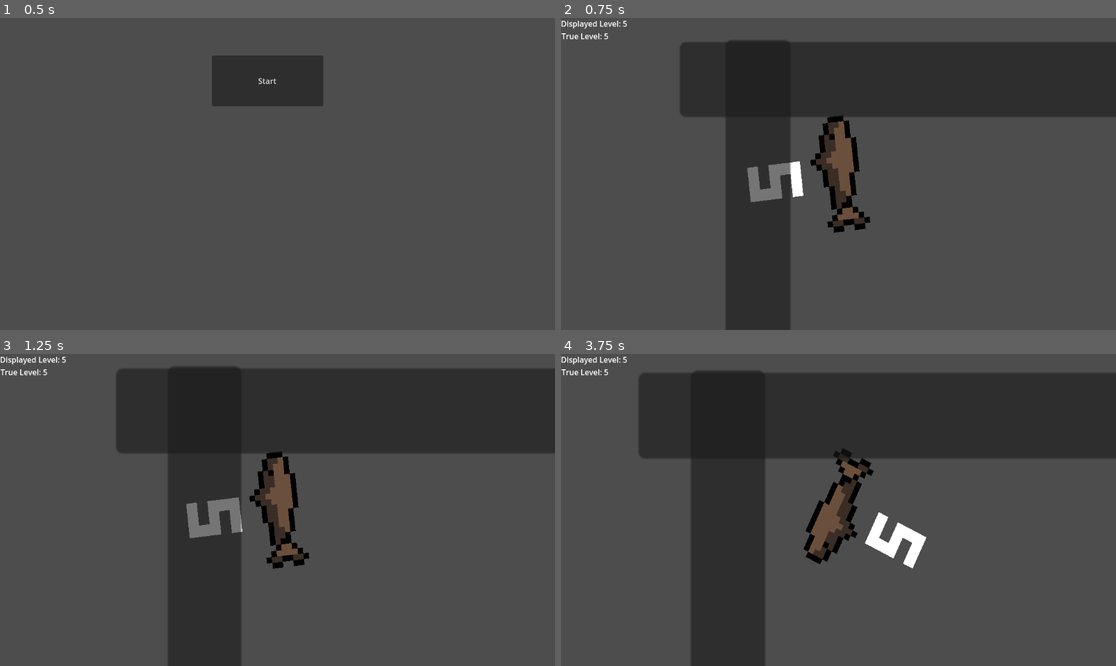
Above: before the commit, frames 1-4 (two rows, left to right).
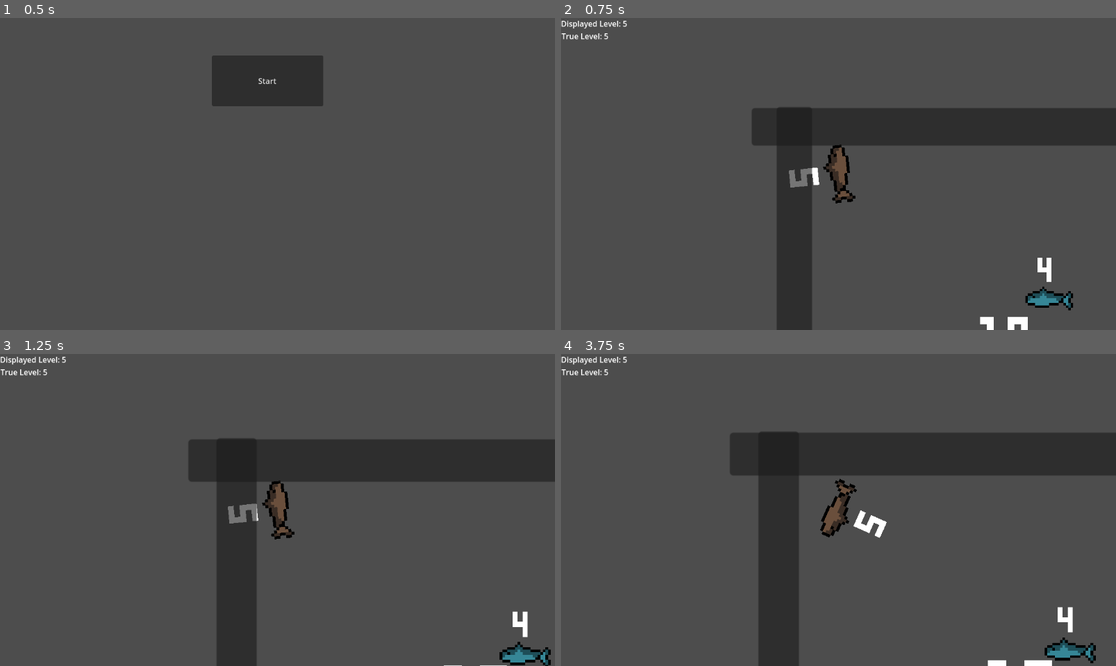
Above: after the commit, the same moments.

Repository: RomIsALemon/FishEatGame
Game: Godot game, scene res://main.tscn
Two runs of this game, one before a commit and one after it. Both use one fixed random seed, a clock stepped at 60 frames per second and the inputs below.
Inputs (mouse positions are in pixels of both pictures, inside the frame that each line leads up to):
- Up to frame 1 (0.5 s): no input
- Up to frame 2 (0.75 s): click "Start" at 0.5 s
- Up to frame 3 (1.25 s): no input
- Up to frame 4 (3.75 s): tap Enter (ui_accept) at 1.25, 1.52, 1.55, 1.82, 2.1, 2.27, 2.57, 3.05, 3.5 s; move the mouse to (960, 494) at 1.27 s; hold T (Puff Up, bound only after the commit) 1.28-2.03 s; tap Space (Dash, bound only after the commit) at 1.35, 2.3, 3.6 s; move the mouse to (727, 525) at 2.02 s; move the mouse to (894, 441) at 2.77 s; hold T (Puff Up, bound only after the commit) from 2.78 s (still down); tap R (Toggle Movement) at 2.85 s; move the mouse to (810, 572) at 3.52 s

Frame 1 is identical in both runs. In frame 2, 32% of the frame differs, in the area x 21-100%, y 7-100%; in frame 3, 32%; in frame 4, 35%, in the area x 14-100%, y 5-100%.

Commit message:
Separate dash and puff up into different mechanics, add lerp for enemies

Diff:
--- a/enemy/enemy.gd
+++ b/enemy/enemy.gd
@@ -1,10 +1,11 @@
 extends CharacterBody2D
 
 var level = 2
+var scale_speed = 5
 
 @onready var level_label = get_node("Label")
 
 func _physics_process(delta):
-	scale.x = 1.265 + level/3.5
-	scale.y = 1.265 + level/3.5
+	var target_scale := Vector2(1 + level/3.5, 1 + level/3.5)
+	scale = scale.lerp(target_scale, scale_speed * delta)
 	level_label.text = str(level)
--- a/enemy/enemy_moving.gd
+++ b/enemy/enemy_moving.gd
@@ -1,8 +1,9 @@
 extends CharacterBody2D
 
 var level = 2
+var scale_speed = 5
 var player_in_range = false
-var speed = 100.0
+var speed = 130.0
 
 @onready var level_label = get_node("Label")
 @onready var player = get_parent().get_node("Player")
@@ -12,14 +13,15 @@
 	$Area2D.body_exited.connect(_on_body_exited)
 
 func _physics_process(delta):
-	scale.x = 1.265 + level/3.5
-	scale.y = 1.265 + level/3.5
+	var target_scale := Vector2(1 + level/3.5, 1 + level/3.5)
+	scale = scale.lerp(target_scale, scale_speed * delta)
 	level_label.text = str(level)
 	if(player_in_range):
 		look_at(player.global_position)
 		rotation += PI
-		var direction = (player.global_position - global_position).normalized()
-		velocity = (direction * speed)
+		if(player.currentlevel < level):
+			var direction = (player.global_position - global_position).normalized()
+			velocity = (direction * speed)
 	else:
 		velocity = Vector2.ZERO
 	move_and_slide()
--- a/enemy/enemy_moving.tscn
+++ b/enemy/enemy_moving.tscn
@@ -10,6 +10,6 @@
 
 [node name="Area2D" type="Area2D" parent="." index="3"]
 
-[node name="CollisionShape2D" type="CollisionShape2D" parent="Area2D" index="0" groups=["Enemy"]]
-scale = Vector2(2, 2)
+[node name="CollisionShape2D" type="CollisionShape2D" parent="Area2D" index="0"]
+scale = Vector2(2.5, 2.5)
 shape = SubResource("CircleShape2D_2fsdl")
--- a/player/player.gd
+++ b/player/player.gd
@@ -1,7 +1,8 @@
 extends CharacterBody2D
 
 
-var speed = 150.0
+var basespeed = 150.0 # speed stat
+var speed = basespeed # current speed
 var mouse_position = null
 var level = 5 # true level
 var currentlevel = level # displayed level and temporary level
@@ -16,22 +17,24 @@
 	var target_scale := Vector2(1 + currentlevel/3.5, 1 + currentlevel/3.5)
 	scale = scale.lerp(target_scale, scaleSpeed * delta)
 	# work on camera zooming out depending on fish scale
-	camera.zoom.x = ((camera.get_viewport().size.x/100) / scale.x)
-	camera.zoom.y = ((camera.get_viewport().size.y/54) / scale.y)
+	camera.zoom.x = ((camera.get_viewport().size.x/190) / scale.x)
+	camera.zoom.y = ((camera.get_viewport().size.y/108) / scale.y)
 	level_label.text = str(currentlevel)
 	mouse_position = get_global_mouse_position()
 	var direction = (mouse_position - position).normalized()
 	velocity = (direction * speed)
 	self.look_at(mouse_position)
-	if Input.is_action_just_pressed("ui_accept") and can_use_powerup and level >= 10:
+	if Input.is_action_just_pressed("Dash") and can_use_powerup and level >= 5:
 		dash()
+	if Input.is_action_just_pressed("Puff Up") and can_use_powerup and level >= 10:
+		puff_up()
 	if Input.is_action_just_pressed("Toggle Movement"):
 		toggleMove = not toggleMove
 	if toggleMove == true:
 		move_and_slide()
 	for i in get_slide_collision_count():
 		var collision = get_slide_collision(i)
-		if collision.get_collider().get_class() == "CharacterBody2D":
+		if collision.get_collider().is_in_group("Enemy"):
 			_process_collision(collision.get_collider())
 			break
 
@@ -42,6 +45,8 @@
 		if can_use_powerup == true:
 			currentlevel = level
 		enemy.queue_free()
+	elif currentlevel == en_level:
+		print("Equal")
 	else:
 		get_tree().change_scene_to_file("res://gameover.tscn")
 
@@ -51,14 +56,17 @@
 
 func dash():
 	can_use_powerup = false
+	speed = basespeed * 3
+	await wait(0.3)
+	speed = basespeed
+	can_use_powerup = true
+
+func puff_up():
+	can_use_powerup = false
 	level_label.add_theme_color_override("font_color", Color(0,1,0))
-	print("Level: ", level)
 	currentlevel = int(level * 1.5)
 	level -= int(level/8)
-	speed = 400
-	await wait(1)
-	speed = 250
+	await wait(2)
 	currentlevel = level
 	level_label.add_theme_color_override("font_color", Color(1,1,1))
 	can_use_powerup = true
-	print("Level: ", level)
--- a/project.godot
+++ b/project.godot
@@ -32,6 +32,16 @@
 "events": [Object(InputEventKey,"resource_local_to_scene":false,"resource_name":"","device":0,"window_id":0,"alt_presse …(189 unchanged characters)…
 ]
 }
+Dash={
+"deadzone": 0.2,
+"events": [Object(InputEventKey,"resource_local_to_scene":false,"resource_name":"","device":-1,"window_id":0,"alt_pressed":false,"shift_pressed":false,"ctrl_pressed":false,"meta_pressed":false,"pressed":false,"keycode":0,"physical_keycode":32,"key_label":0,"unicode":32,"location":0,"echo":false,"script":null)
+]
+}
+"Puff Up"={
+"deadzone": 0.2,
+"events": [Object(InputEventKey,"resource_local_to_scene":false,"resource_name":"","device":-1,"window_id":0,"alt_pressed":false,"shift_pressed":false,"ctrl_pressed":false,"meta_pressed":false,"pressed":false,"keycode":0,"physical_keycode":84,"key_label":0,"unicode":116,"location":0,"echo":false,"script":null)
+]
+}
 
 [rendering]
 
